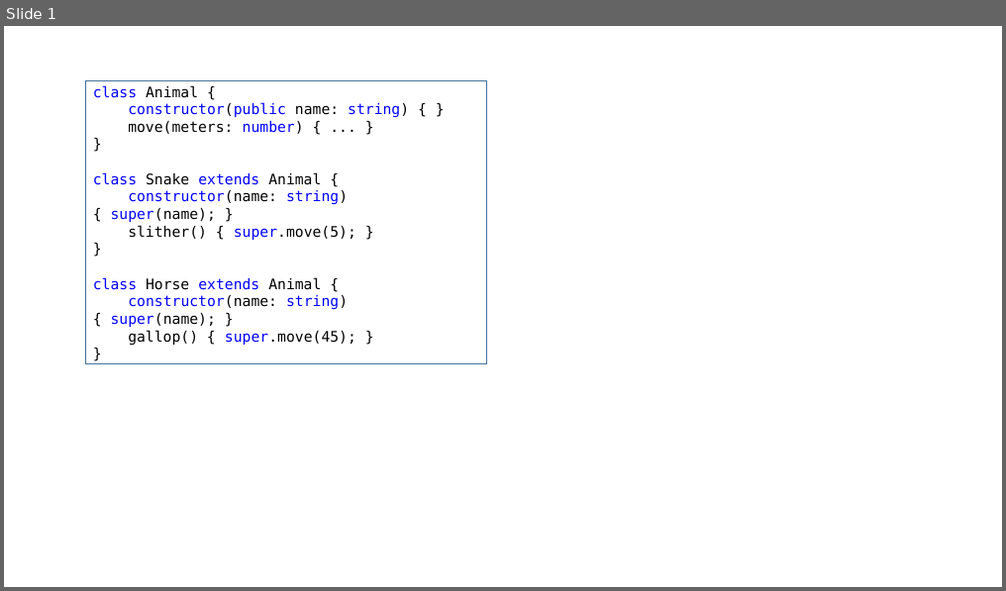
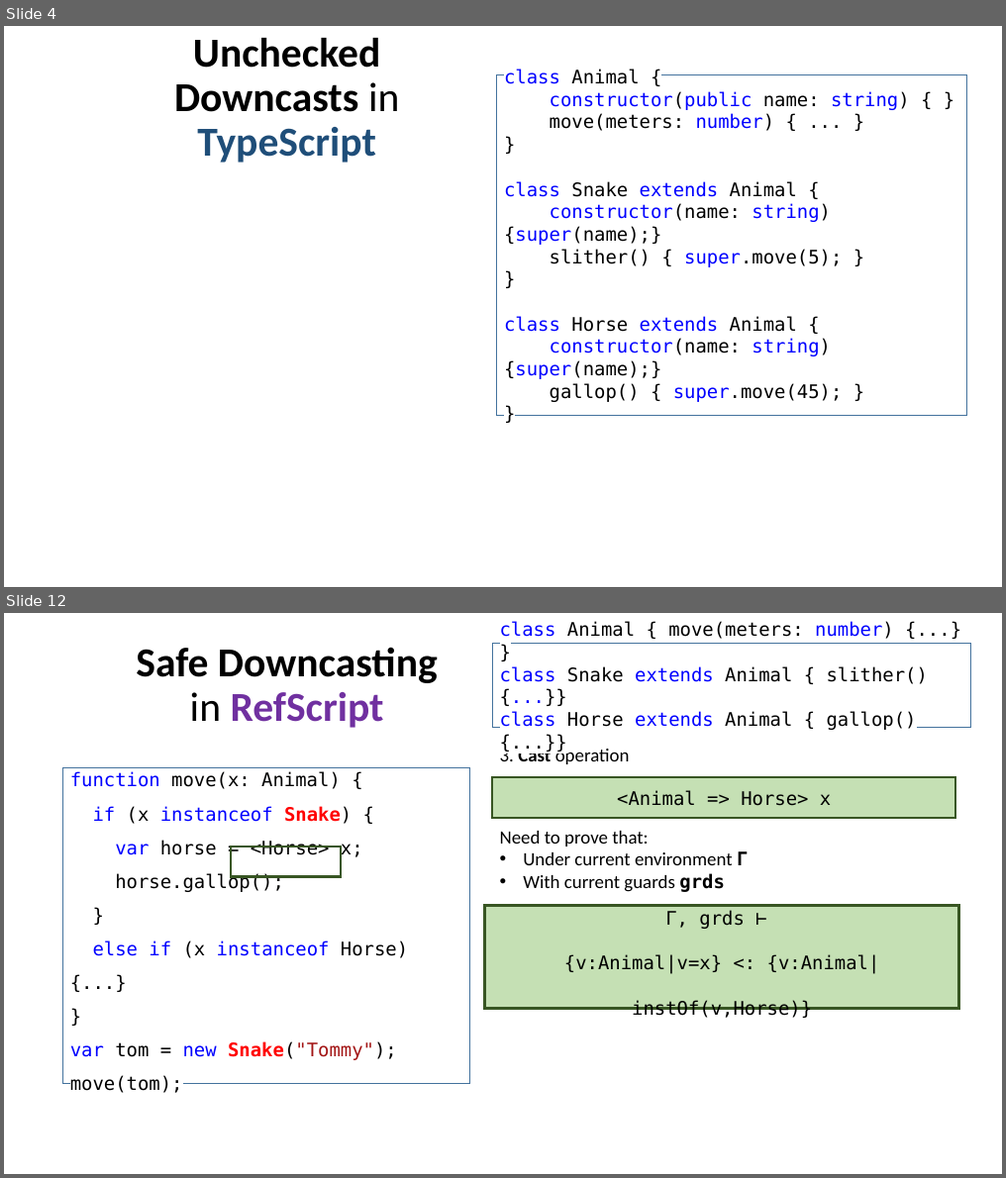
Before and after one commit to UCSD-PL/refscript, a slide deck: doc/talk/RefScript.pptx. Shown one above the other, each under a label of ours: slide 1 before the commit, slides 4 and 12 after it; the slides between them are not shown. The pictures are 1006x591 and 1006x1178 pixels, drawn with LibreOffice and Linux fonts; fonts in the diff are those of the drawing. Boxes give left, top, right and bottom in pixels: in the first picture for what was removed or moved away, otherwise in the second. Text is boxed around its words. In the diff, an @@ line names an element or a change of style, - is before the commit and + after.

```diff
--- a/doc/talk/RefScript.pptx
+++ b/doc/talk/RefScript.pptx
@@ slide 12 added at [4, 613, 1002, 1174], background #FFFFFF @@
@@ title added at [136, 647, 438, 728], 39.6 pt, text #000000, bold @@
+Safe Downcasting in RefScript
@@ rectangle added at [492, 644, 970, 728], fill #FFFFFF, outline #43739E 1 pt, 18 pt, text #000000 @@
+class Animal { move(meters: number) {...} }
+class Snake extends Animal { slither() {...}}
+class Horse extends Animal { gallop() {...}}
@@ text added at [500, 747, 630, 764], 18 pt, text #000000 @@
+3. Cast operation
@@ rectangle added at [63, 768, 470, 1083], fill #FFFFFF, outline #43739E 1 pt, 18 pt, text #000000 @@
+function move(x: Animal) {
+if (x instanceof Snake) {
+var horse = <Horse> x;
+horse.gallop();
+}
+else if (x instanceof Horse) {...}
+}
+var tom = new Snake("Tommy");
+move(tom);
@@ rectangle added at [492, 777, 955, 818], fill #C5E0B4, outline #385723 2.25 pt, 18 pt, text #000000 @@
+<Animal => Horse> x
@@ rectangle added at [231, 848, 341, 877], outline #385723 2.25 pt @@
@@ text added at [500, 831, 747, 892], 18 pt, text #000000 @@
+Need to prove that:
+• Under current environment Γ
+• With current guards grds
@@ rectangle added at [484, 906, 959, 1009], fill #C5E0B4, outline #385723 2.25 pt, 18 pt, text #000000 @@
+Γ, grds ⊢
+{v:Animal|v=x} <: {v:Animal|instOf(v,Horse)}
@@ what was slide 1 is now slide 4 @@
@@ slide 4 changed as well @@
@@ title added at [174, 37, 399, 163], 39.6 pt, text #000000, bold @@
+Unchecked Downcasts in TypeScript
@@ rectangle "class Animal {": place and size @@
-rectangle "class Animal {" at [85, 80, 487, 365]
+rectangle "class Animal {" at [497, 75, 967, 415]
@@ text in rectangle at [504, 69, 910, 402]: size 14 to 18 pt in "class Animal {", "constructor(public name: string) { }", "move(meters: number) { ... }", "}" and 6 more places @@
@@ text in rectangle at [504, 203, 831, 245]: text changed; size 14 to 18 pt @@
-constructor(name: string) { super(name); }
+constructor(name: string) {super(name);}
@@ text in rectangle at [504, 338, 831, 379]: text changed; size 14 to 18 pt @@
-constructor(name: string) { super(name); }
+constructor(name: string) {super(name);}
```
Also in this commit, not shown: 11 other slides changed, 28 other slides added.
